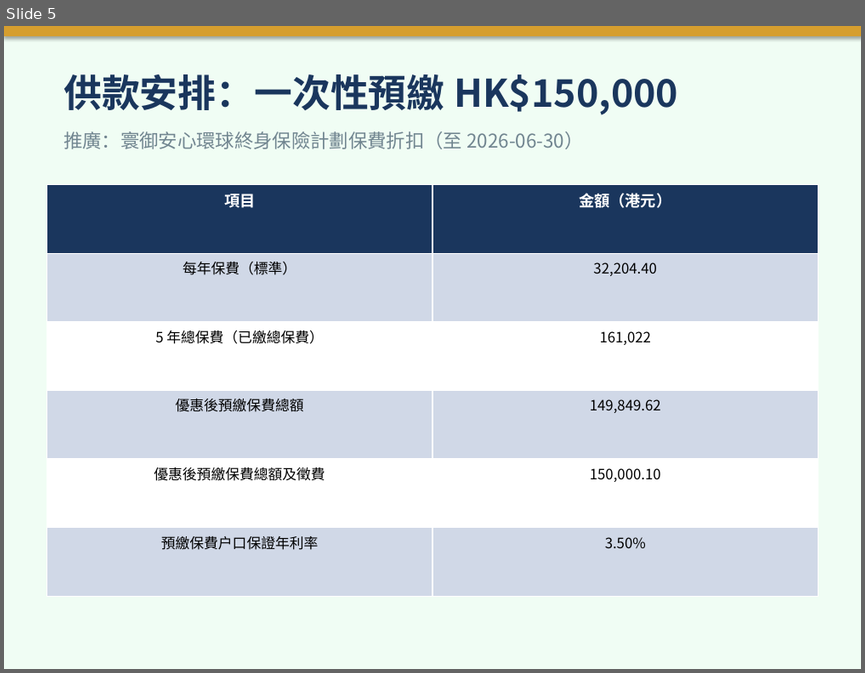
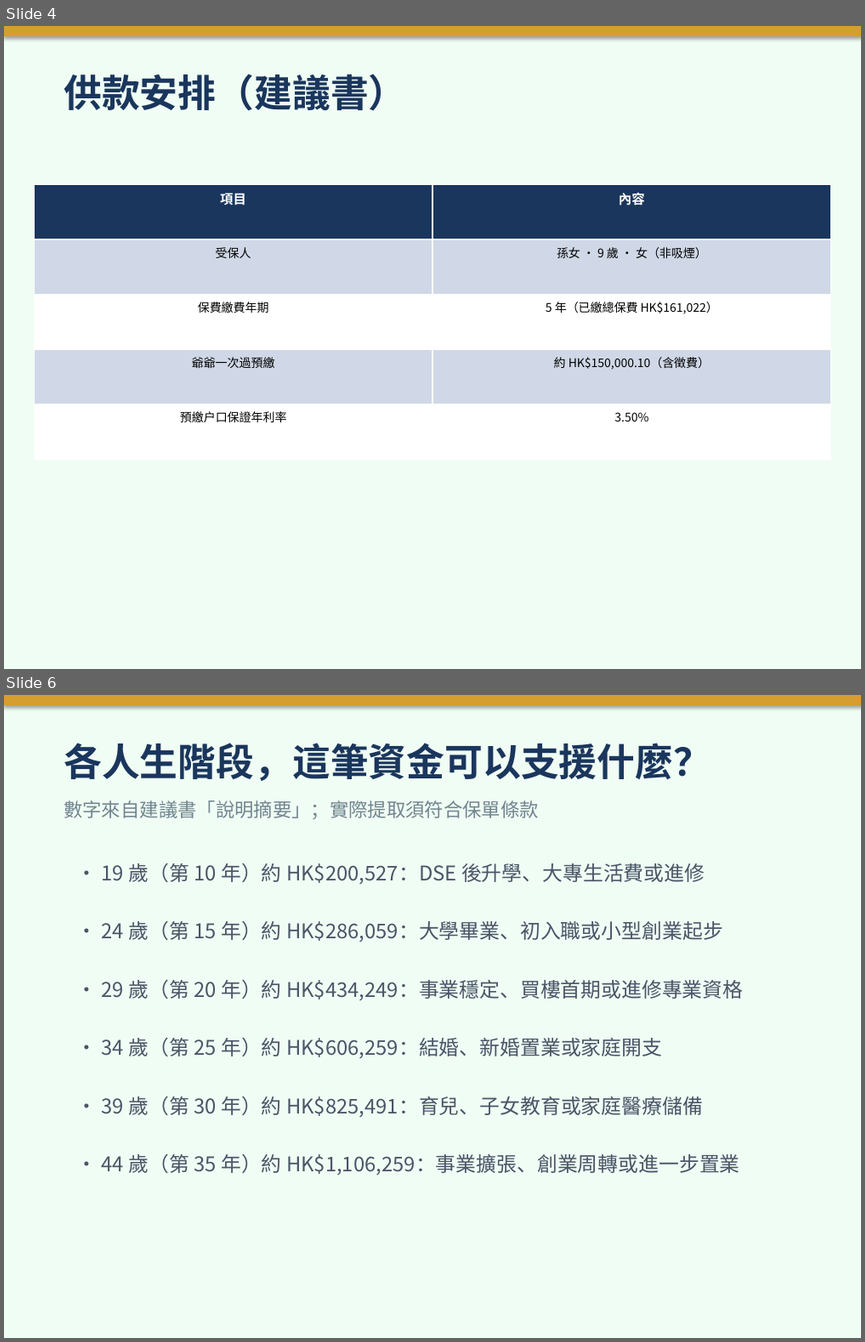
Before and after one commit to hoyinlung25-commits/yuyue-sales, a slide deck: client-base/presentations/Granddaughter_Savings_Plan_BOC.pptx. Shown one above the other, each under a label of ours: slide 5 before the commit, slides 4 and 6 after it; the slides between them are not shown. The pictures are 865x673 and 865x1342 pixels, drawn with LibreOffice and Linux fonts; fonts in the diff are those of the drawing. Boxes give left, top, right and bottom in pixels: in the first picture for what was removed or moved away, otherwise in the second. Text is boxed around its words. In the diff, an @@ line names an element or a change of style, - is before the commit and + after.

```diff
--- a/client-base/presentations/Granddaughter_Savings_Plan_BOC.pptx
+++ b/client-base/presentations/Granddaughter_Savings_Plan_BOC.pptx
@@ slide 6 added at box(4, 695, 861, 1338), background #F0FDF4 @@
@@ rectangle added at box(4, 695, 861, 705), fill #D69E2E @@
@@ text added at box(64, 743, 711, 781), 32 pt, text #1A365D, bold @@
+各人生階段，這筆資金可以支援什麼？
@@ text added at box(64, 800, 539, 819), 16 pt, text #718590 @@
+數字來自建議書「說明摘要」；實際提取須符合保單條款
@@ text added at box(102, 863, 704, 884), 17 pt, text #4A5568 @@
+• 19 歲（第 10 年）約 HK$200,527：DSE 後升學、大專生活費或進修
@@ text added at box(102, 921, 723, 941), 17 pt, text #4A5568 @@
+• 24 歲（第 15 年）約 HK$286,059：大學畢業、初入職或小型創業起步
@@ text added at box(102, 980, 744, 1000), 17 pt, text #4A5568 @@
+• 29 歲（第 20 年）約 HK$434,249：事業穩定、買樓首期或進修專業資格
@@ text added at box(102, 1038, 662, 1058), 17 pt, text #4A5568 @@
+• 34 歲（第 25 年）約 HK$606,259：結婚、新婚置業或家庭開支
@@ text added at box(102, 1096, 703, 1117), 17 pt, text #4A5568 @@
+• 39 歲（第 30 年）約 HK$825,491：育兒、子女教育或家庭醫療儲備
@@ text added at box(102, 1154, 740, 1174), 17 pt, text #4A5568 @@
+• 44 歲（第 35 年）約 HK$1,106,259：事業擴張、創業周轉或進一步置業
@@ what was slide 5 is now slide 4 @@
@@ slide 4 changed as well @@
@@ text at box(64, 74, 406, 111): text changed @@
-供款安排：一次性預繳 HK$150,000
+供款安排（建議書）
@@ text removed at box(64, 131, 584, 149) @@
-推廣：寰御安心環球終身保險計劃保費折扣（至 2026-06-30）
@@ table at box(34, 184, 831, 459) @@
-row 1: 項目 | 金額（港元）
-row 2: 每年保費（標準） | 32,204.40
-row 3: 5 年總保費（已繳總保費） | 161,022
-row 4: 優惠後預繳保費總額 | 149,849.62
-row 5: 優惠後預繳保費總額及徵費 | 150,000.10
-row 6: 預繳保費戶口保證年利率 | 3.50%
+row 1: 項目 | 內容
+row 2: 受保人 | 孫女 · 9 歲 · 女（非吸煙）
+row 3: 保費繳費年期 | 5 年（已繳總保費 HK$161,022）
+row 4: 爺爺一次過預繳 | 約 HK$150,000.10（含徵費）
+row 5: 預繳戶口保證年利率 | 3.50%
@@ table: place and size @@
-table at box(46, 184, 818, 596)
+table at box(34, 184, 831, 459)
```
Also in this commit, not shown: 8 other slides changed, 3 other slides added, 3 slides removed, 1 other file.
